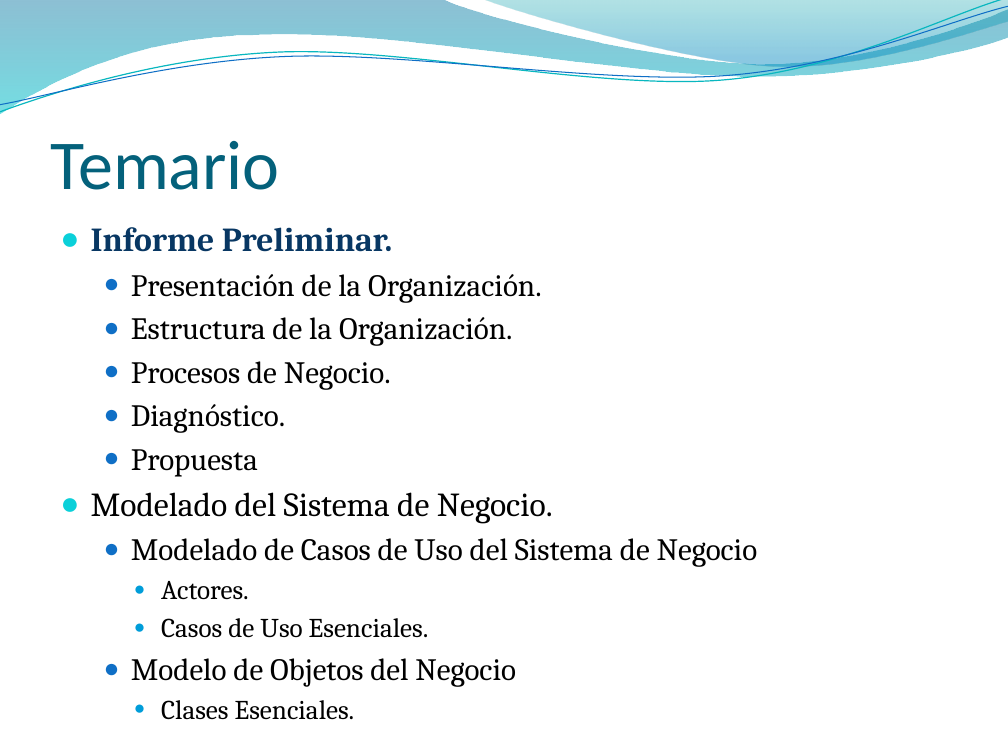
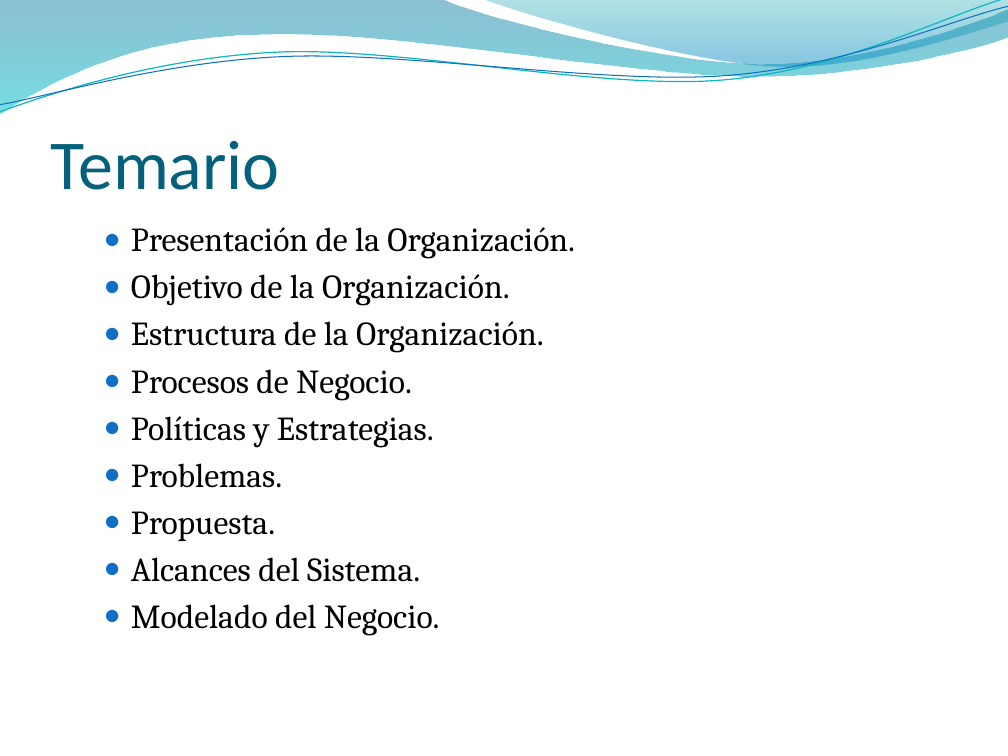
Before and after one commit to NinoMolina/metalurgica, a slide deck: slide 3 of 04_presentaciones/01_InfPreliminar_ModeloNegocio.pptx (slide 4 before the commit). Drawn at 1008x756 pixels with LibreOffice and Linux fonts; fonts in the diff are those of the drawing; background and template pictures are left out. Boxes give left, top, right and bottom in pixels: in the first picture for what was removed or moved away, otherwise in the second. Text is boxed around its words. In the diff, an @@ line names an element or a change of style, - is before the commit and + after.

```diff
--- a/04_presentaciones/01_InfPreliminar_ModeloNegocio.pptx
+++ b/04_presentaciones/01_InfPreliminar_ModeloNegocio.pptx
@@ text at (x1=91, y1=227, x2=393, y2=252): paragraph removed @@
-● Informe Preliminar.
@@ text at (x1=131, y1=227, x2=575, y2=401): size 22.2 to 24 pt in "Presentación de la Organización.", "Estructura de la Organización.", "Procesos de Negocio." @@
@@ text at (x1=131, y1=274, x2=510, y2=306): paragraph added @@
+  ● Objetivo de la Organización.
@@ text at (x1=131, y1=416, x2=440, y2=636): text changed; size 22.2 to 24 pt @@
-  ● Diagnóstico.
-  ● Propuesta
-● Modelado del Sistema de Negocio.
-  ● Modelado de Casos de Uso del Sistema de Negocio
-    ● Actores.
-    ● Casos de Uso Esenciales.
-  ● Modelo de Objetos del Negocio
-    ● Clases Esenciales.
+  ● Políticas y Estrategias.
+  ● Problemas.
+  ● Propuesta.
+  ● Alcances del Sistema.
+  ● Modelado del Negocio.
```
Also in this commit, not shown: 3 other slides changed, 29 slides added, 10 slides removed.
